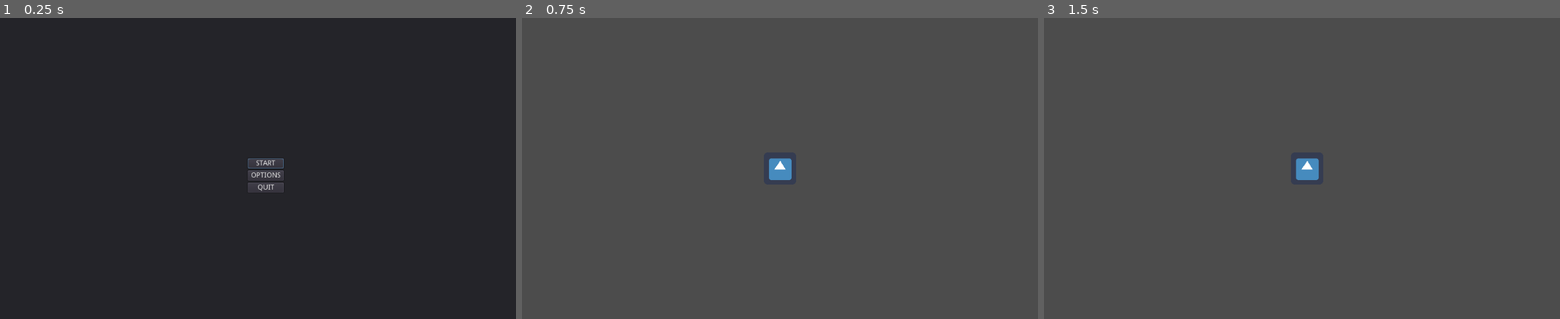
Above: before the commit, frames 1-3 (left to right).
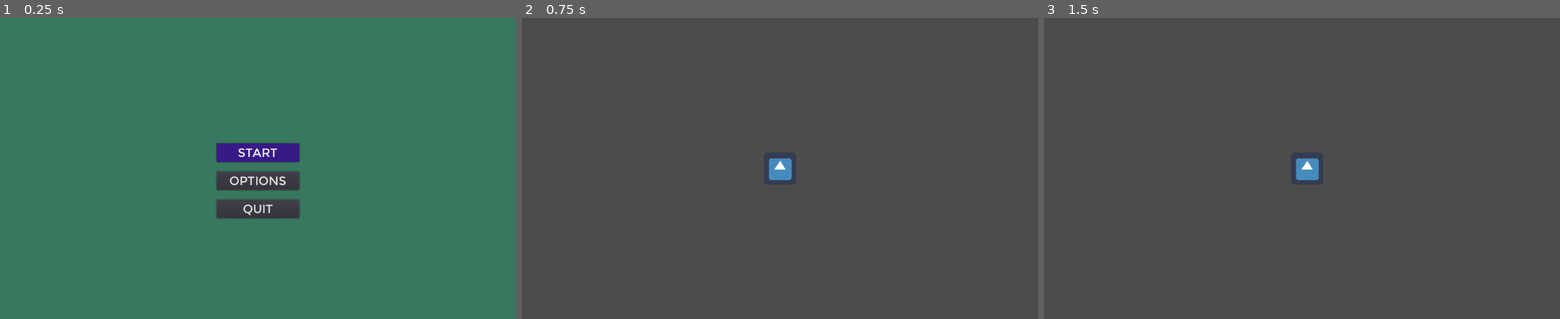
Above: after the commit, the same moments.

Repository: Collins-Simon/ChairKnight
Game: Godot game, scene res://Scenes/Menu/MenuSystem.tscn
Two runs of this game, one before a commit and one after it. Both use one fixed random seed, a clock stepped at 60 frames per second and the inputs below. The engine's default icon, where the game draws it, is replaced by a stand-in: a white triangle on a blue panel in a dark square.
Inputs (mouse positions are in pixels of both pictures, inside the frame that each line leads up to):
- Up to frame 1 (0.25 s): no input
- Up to frame 2 (0.75 s): click "START" at 0.5 s
- Up to frame 3 (1.5 s): tap Enter at 1.25 s; move the mouse to (1302, 168) at 1.27 s; hold Right (ui_right) from 1.28 s (still down); tap R at 1.35 s; click (1302, 168) at 1.42 s

The runs differ from the first frame. In frame 1, 99% of the frame differs, in the area x 0-100%, y 0-100%; in frame 2, nothing differs; in frame 3, nothing differs.

Commit message:
#12, added coloured theme

Diff:
--- a/Chair Knight/Assets/Fonts/montreal/Montreal.tres
+++ b/Chair Knight/Assets/Fonts/montreal/Montreal.tres
@@ -2,8 +2,6 @@
 
 [ext_resource path="res://Assets/Fonts/montreal/Montreal-Regular.ttf" type="DynamicFontData" id=1]
 
-
 [resource]
-
-size = 32
+size = 24
 font_data = ExtResource( 1 )
--- a/Chair Knight/Menu_Theme_1.tres
+++ b/Chair Knight/Menu_Theme_1.tres
@@ -1,3 +1,33 @@
-[gd_resource type="Theme" format=2]
+[gd_resource type="Theme" load_steps=6 format=2]
+
+[ext_resource path="res://Assets/Fonts/montreal/Montreal.tres" type="DynamicFont" id=1]
+
+[sub_resource type="StyleBoxFlat" id=4]
+bg_color = Color( 0.220226, 0.105057, 0.527344, 1 )
+
+[sub_resource type="StyleBoxFlat" id=1]
+bg_color = Color( 0.219608, 0.47451, 0.376471, 1 )
+
+[sub_resource type="StyleBoxFlat" id=2]
+bg_color = Color( 0.788235, 0.956863, 0.333333, 1 )
+corner_radius_top_left = 20
+corner_radius_top_right = 20
+corner_radius_bottom_right = 20
+corner_radius_bottom_left = 20
+
+[sub_resource type="StyleBoxFlat" id=3]
+bg_color = Color( 0.458824, 0.317647, 0.0196078, 0.619608 )
+corner_radius_top_left = 20
+corner_radius_top_right = 20
+corner_radius_bottom_right = 20
+corner_radius_bottom_left = 20
 
 [resource]
+Button/fonts/font = ExtResource( 1 )
+Button/styles/focus = SubResource( 4 )
+Panel/styles/panel = SubResource( 1 )
+ProgressBar/colors/font_color = Color( 0, 0, 0, 1 )
+ProgressBar/fonts/font = ExtResource( 1 )
+ProgressBar/styles/bg = SubResource( 2 )
+ProgressBar/styles/fg = SubResource( 3 )
+VBoxContainer/constants/separation = 19
--- a/Chair Knight/Scenes/Menu/LoadingScene.tscn
+++ b/Chair Knight/Scenes/Menu/LoadingScene.tscn
@@ -9,9 +9,9 @@
 anchor_top = 0.5
 anchor_right = 0.5
 anchor_bottom = 0.5
-margin_left = -150.0
+margin_left = -200.0
 margin_top = -7.0
-margin_right = 150.0
+margin_right = 200.0
 margin_bottom = 7.0
 grow_horizontal = 2
 grow_vertical = 2
--- a/Chair Knight/Scenes/Menu/MenuSystem.tscn
+++ b/Chair Knight/Scenes/Menu/MenuSystem.tscn
@@ -24,26 +24,28 @@
 anchor_top = 0.5
 anchor_right = 0.5
 anchor_bottom = 0.5
-margin_left = -20.5
-margin_top = -20.0
-margin_right = 20.5
-margin_bottom = 20.0
+margin_left = -82.0
+margin_top = -50.0
+margin_right = 82.0
+margin_bottom = 126.0
+grow_horizontal = 2
+grow_vertical = 2
 
 [node name="buttonStart" type="Button" parent="TitleMenu/VBoxContainer"]
-margin_right = 71.0
-margin_bottom = 20.0
+margin_right = 164.0
+margin_bottom = 37.0
 text = "START"
 
 [node name="buttonOptions" type="Button" parent="TitleMenu/VBoxContainer"]
-margin_top = 24.0
-margin_right = 71.0
-margin_bottom = 44.0
+margin_top = 56.0
+margin_right = 164.0
+margin_bottom = 93.0
 text = "OPTIONS"
 
 [node name="buttonQuit" type="Button" parent="TitleMenu/VBoxContainer"]
-margin_top = 48.0
-margin_right = 71.0
-margin_bottom = 68.0
+margin_top = 112.0
+margin_right = 164.0
+margin_bottom = 149.0
 text = "QUIT"
 
 [node name="OptionsMenu" type="Control" parent="."]
Not shown, removed: Chair Knight/Assets/Fonts/montreal/Montreal.tres.tmp
